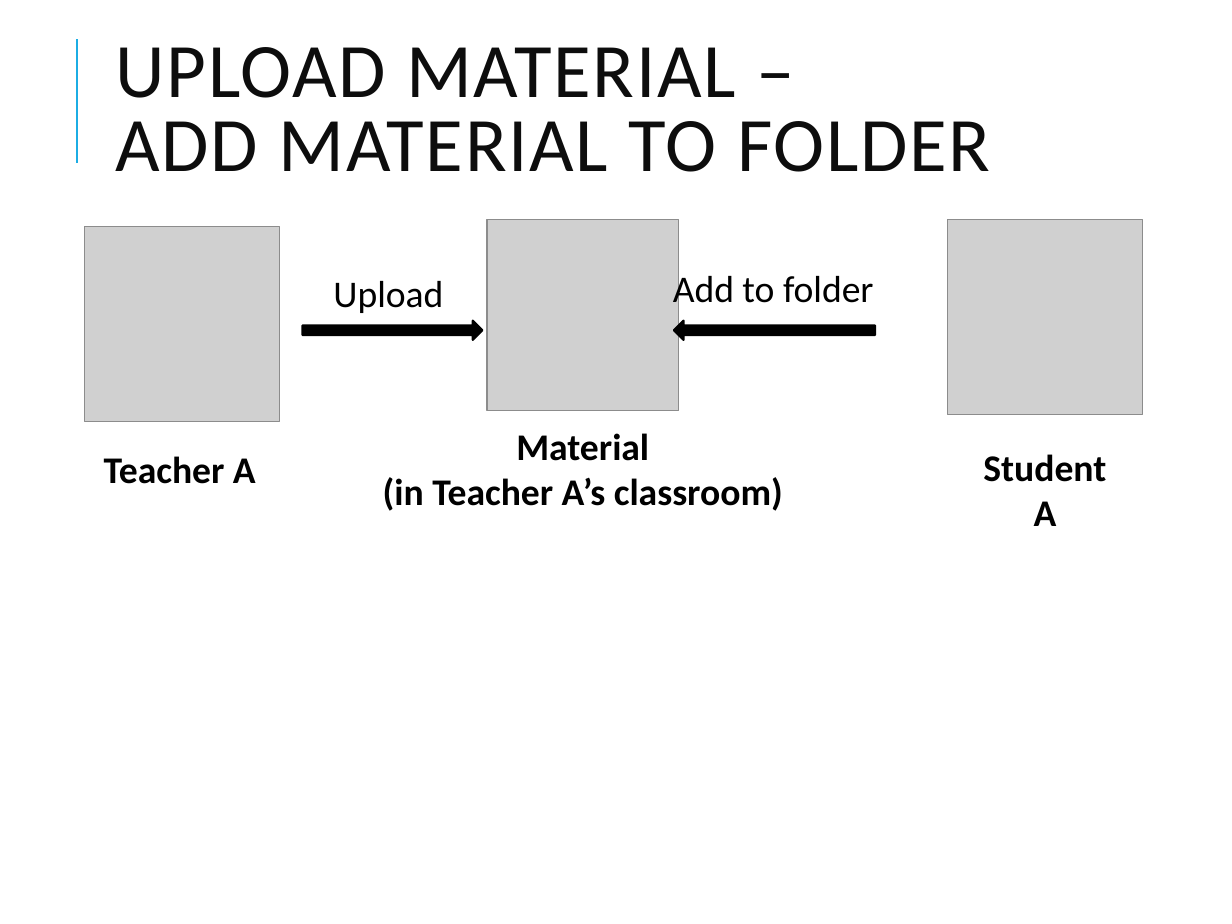
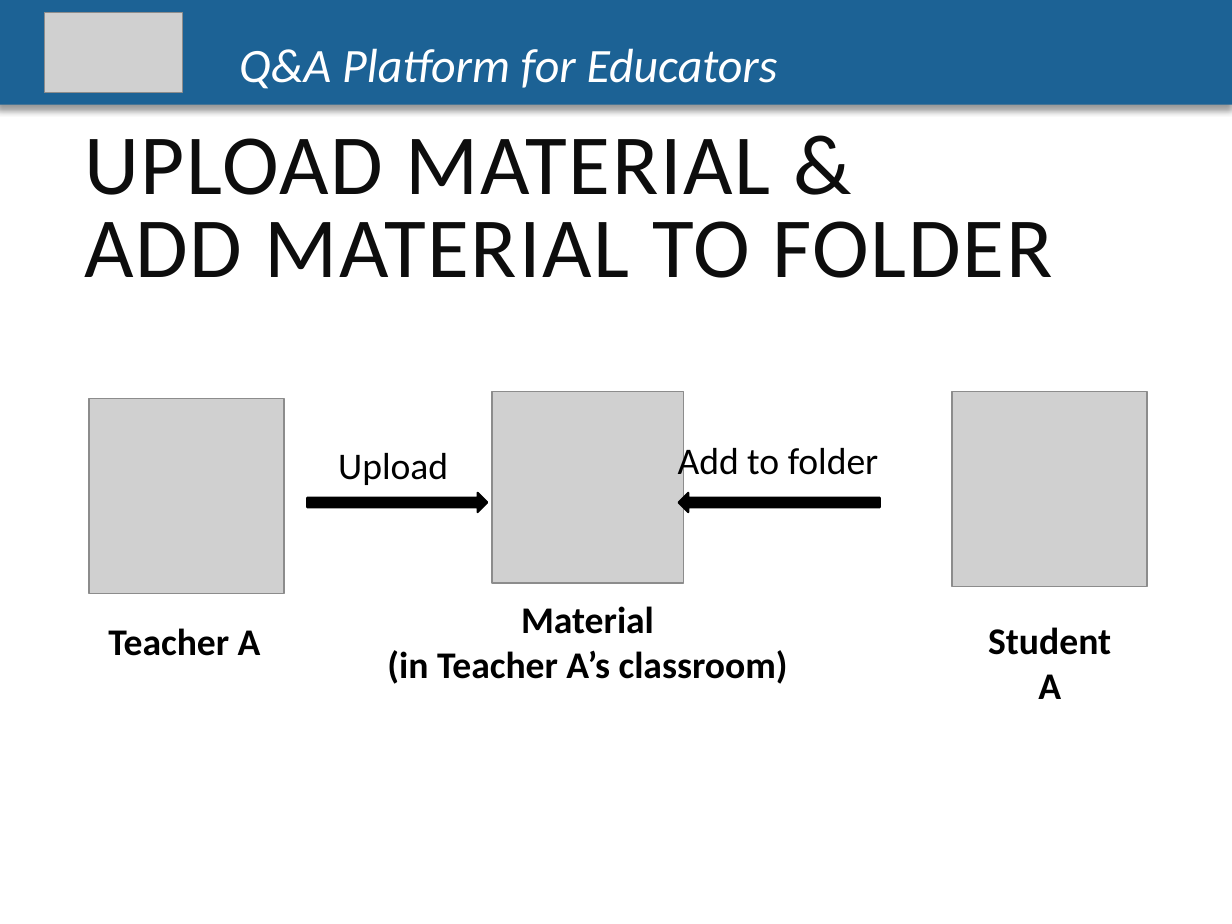
Before and after one commit to CapstoneTeam11/Document, a slide deck: slide 39 of Q-A-PLATFORM-FOR-EDUCATORS-1 (1).pptx (slide 26 before the commit). Drawn at 1232x924 pixels with LibreOffice and Linux fonts; fonts in the diff are those of the drawing; grey boxes stand for pictures. Boxes give left, top, right and bottom in pixels: in the first picture for what was removed or moved away, otherwise in the second. Text is boxed around its words. In the diff, an @@ line names an element or a change of style, - is before the commit and + after.

```diff
--- a/Q-A-PLATFORM-FOR-EDUCATORS-1 (1).pptx
+++ b/Q-A-PLATFORM-FOR-EDUCATORS-1 (1).pptx
@@ rectangle added at bbox=[0, 0, 1232, 105], fill #1D6294, 28 pt, text #FFFFFF, italic @@
+Q&A Platform for Educators
@@ picture added at bbox=[44, 12, 182, 92] @@
@@ line removed from (76, 163) to (76, 39) @@
@@ text "UPLOAD MATERIAL & ADD MATERIAL ..." at bbox=[84, 138, 1052, 278]: vertical alignment middle to top @@
@@ text at bbox=[84, 138, 1052, 278]: text changed; size 45 to 50 pt @@
-UPLOAD MATERIAL –
-ADD MATERIAL TO FOLDER
+UPLOAD MATERIAL &
+ADD MATERIAL TO FOLDER
@@ 5 texts, 1 picture: place and size @@
-5 texts, 1 picture at bbox=[84, 227, 1106, 526]
+5 texts, 1 picture at bbox=[89, 399, 1111, 699]
@@ 2 pictures, 1 right arrow, 1 left arrow: place and size @@
-2 pictures, 1 right arrow, 1 left arrow at bbox=[303, 219, 1142, 414]
+2 pictures, 1 right arrow, 1 left arrow at bbox=[307, 392, 1147, 586]
```
Also in this commit, not shown: 16 other slides changed, 38 slides added, 23 slides removed, 2 other files.
